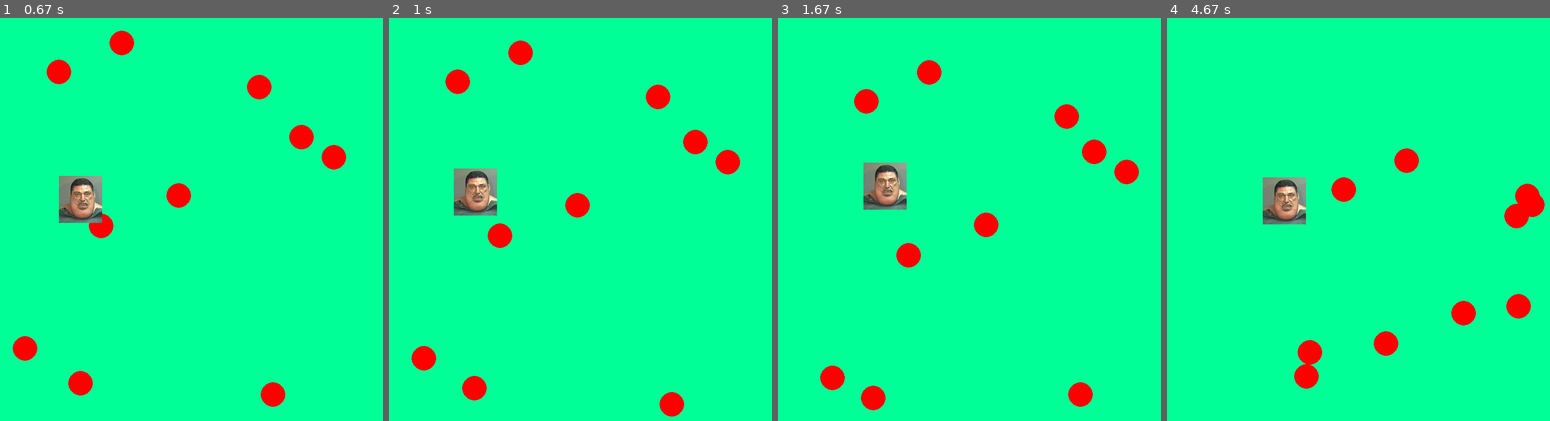
Above: before the commit, frames 1-4 (left to right).
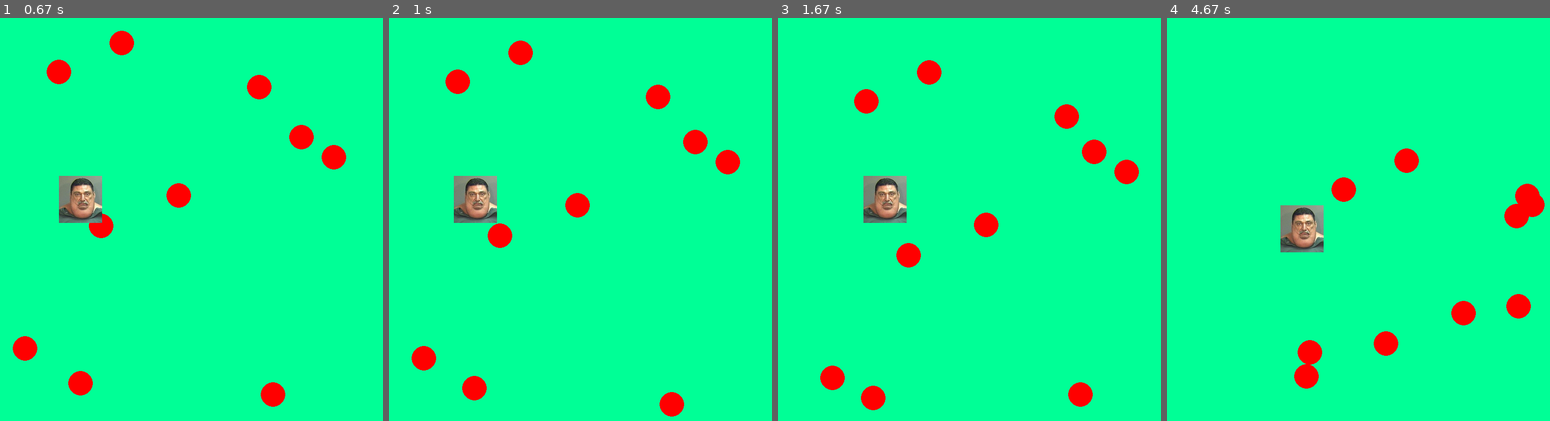
Above: after the commit, the same moments.

Repository: Ajay-Mohanraj/Evader
Game: pygame game, started from testing123.py
Two runs of this game, one before a commit and one after it. Both use one fixed random seed, a clock stepped at 60 frames per second and the inputs below.
Inputs:
- Up to frame 1 (0.67 s): hold Right from 0.33 s (still down)
- Up to frame 2 (1 s): release Right at 0.8 s; hold Up from 0.83 s (still down)
- Up to frame 3 (1.67 s): release Up at 1.13 s; hold Right 1.17-1.63 s
- Up to frame 4 (4.67 s): hold Down 2.23-2.53 s; hold Left 2.57-2.97 s; hold Right 3.4-4.03 s; hold Down 4.07-4.43 s

Frame 1 is identical in both runs. In frame 2, 1.1% of the frame differs, in the area x 16-29%, y 37-51%; in frame 3, 1.4%; in frame 4, 2.3%, in the area x 25-41%, y 39-59%.

Commit message:
Merge remote-tracking branch 'origin/master'
# Conflicts:
#	EggRoulette.py

Diff:
--- a/testing123.py
+++ b/testing123.py
@@ -42,17 +42,17 @@
 
             keys = pygame.key.get_pressed()
 
-            if keys[pygame.K_LEFT] and self.x > self.vel:
+            if keys[pygame.K_LEFT] and self.x > 900 - self.vel:
 
                 self.x -= self.vel
 
-            if keys[pygame.K_RIGHT] and self.x < 500 - self.w - self.vel:
+            if keys[pygame.K_RIGHT] and self.x < 900 - self.w - self.vel:
                 self.x += self.vel
 
-            if keys[pygame.K_UP] and self.y > self.vel:
+            if keys[pygame.K_UP] and self.y > 900 - self.vel:
                 self.y -= self.vel
 
-            if keys[pygame.K_DOWN] and self.y < (500 - self.h - self.vel):
+            if keys[pygame.K_DOWN] and self.y < (900 - self.h - self.vel):
                 self.y += self.vel
 
 
@@ -140,7 +140,7 @@
 
     for ball in ball_list:
 
-        if ((player1.x - 44) < ball.x - 12.5 < (player1.x + 44) or (player1.x - 44) < ball.x + 12.5 < (player1.x + 44)) and ((player1.y - 48) < ball.y - 12.5 < (player1.y + 48) or (player1.y - 48) < ball.y + 12.5 < (player1.y + 48)):
+        if ((player1.x - 44) <= ball.x - 12.5 <= (player1.x + 44) or (player1.x - 44) <= ball.x + 12.5 <= (player1.x + 44)) and ((player1.y - 48) <= ball.y - 12.5 <= (player1.y + 48) or (player1.y - 48) <= ball.y + 12.5 <= (player1.y + 48)):
             win.fill((255, 0, 0))
             run = False
 
